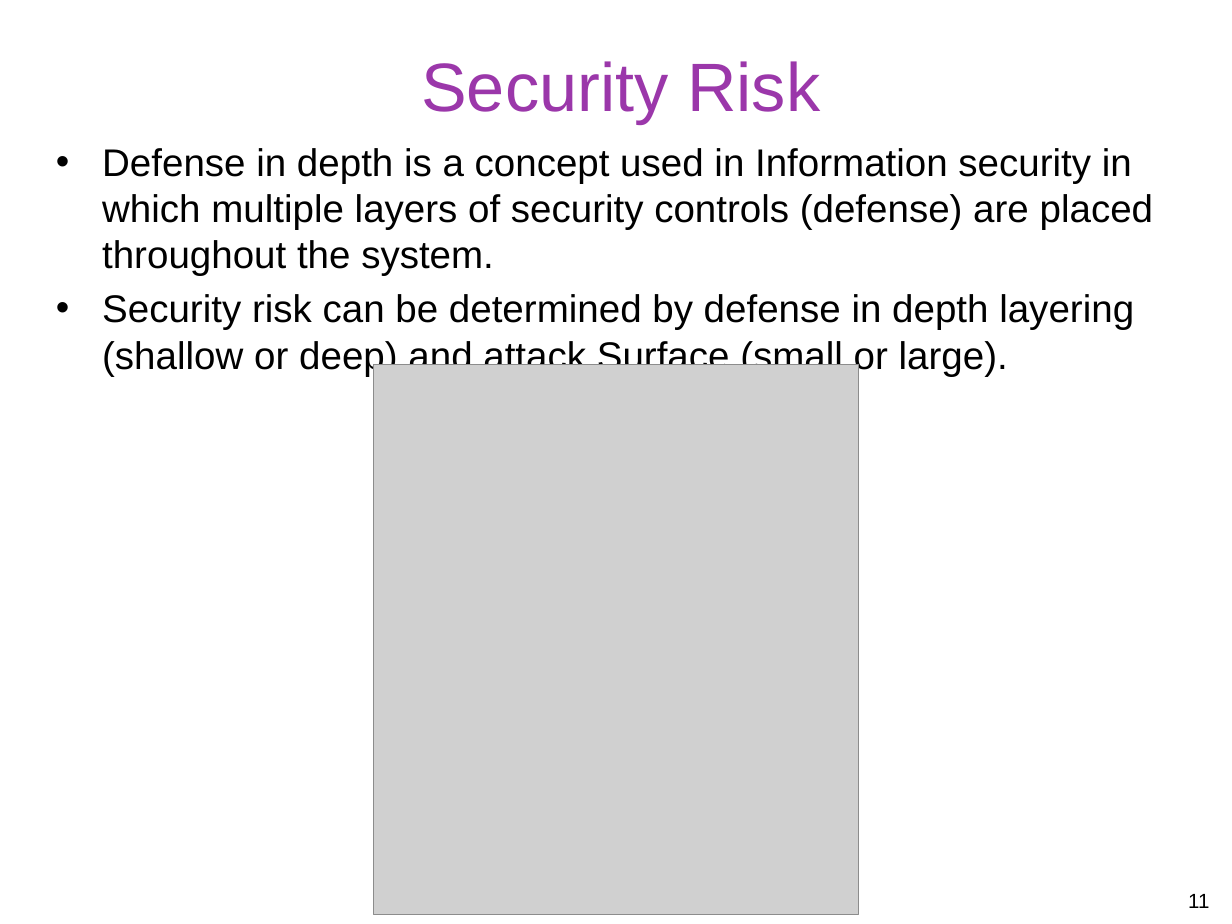
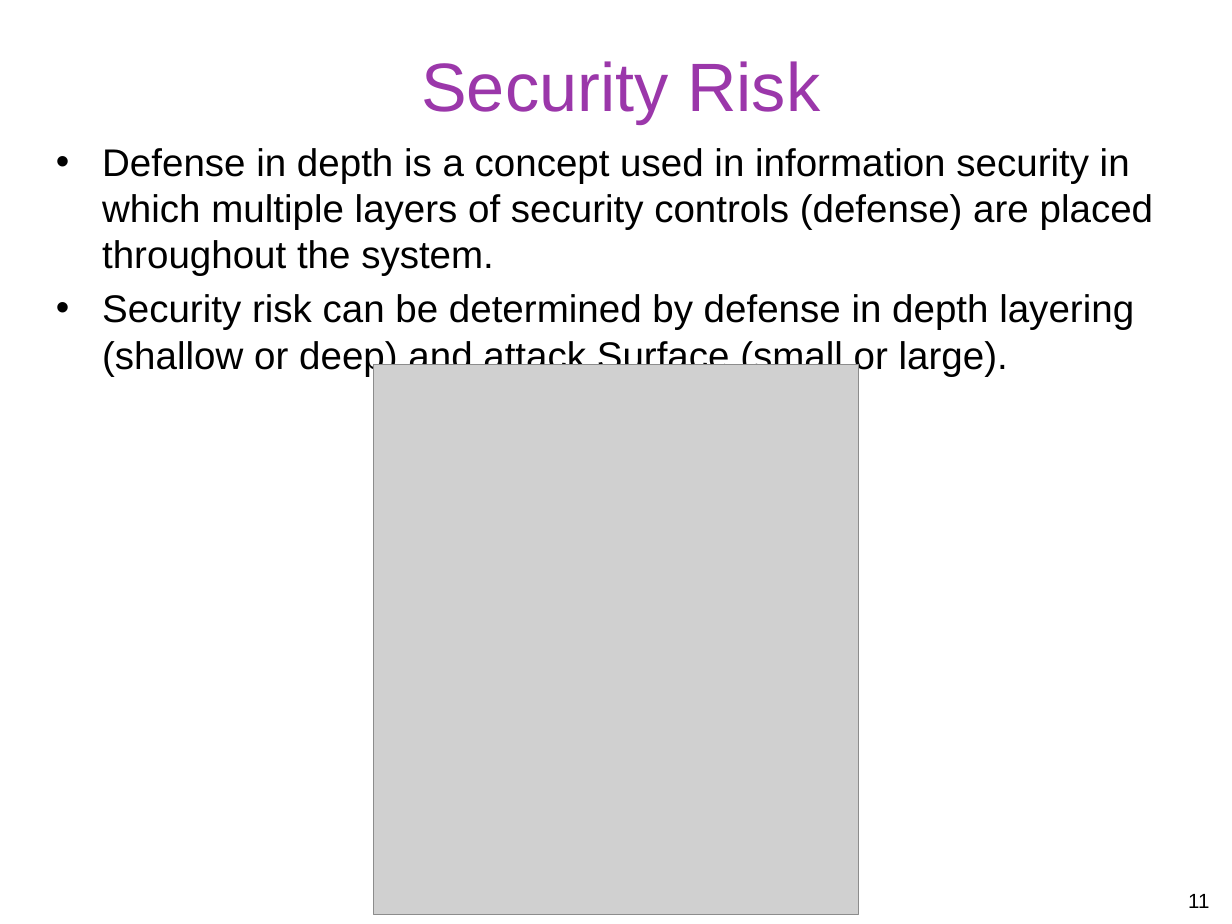
Before and after one commit to gulaoshi/gu.github.io, a slide deck: slide 11 of InfoSec/PPTs/L1-CH01-Overview.pptx. Drawn at 1232x924 pixels with LibreOffice and Linux fonts; fonts in the diff are those of the drawing; grey boxes stand for pictures. Boxes give left, top, right and bottom in pixels: in the first picture for what was removed or moved away, otherwise in the second. Text is boxed around its words. In the diff, an @@ line names an element or a change of style, - is before the commit and + after.

```diff
--- a/InfoSec/PPTs/L1-CH01-Overview.pptx
+++ b/InfoSec/PPTs/L1-CH01-Overview.pptx
@@ text at (x1=102, y1=148, x2=1154, y2=276): text changed @@
-• Defense in depth is a concept used in Information security in which multiple layers of security controls (defense) are placed throughout the system.
+• Defense in depth is a concept used in information security in which multiple layers of security controls (defense) are placed throughout the system.
```
Also in this commit, not shown: 1 other slide changed, 2 other files.
